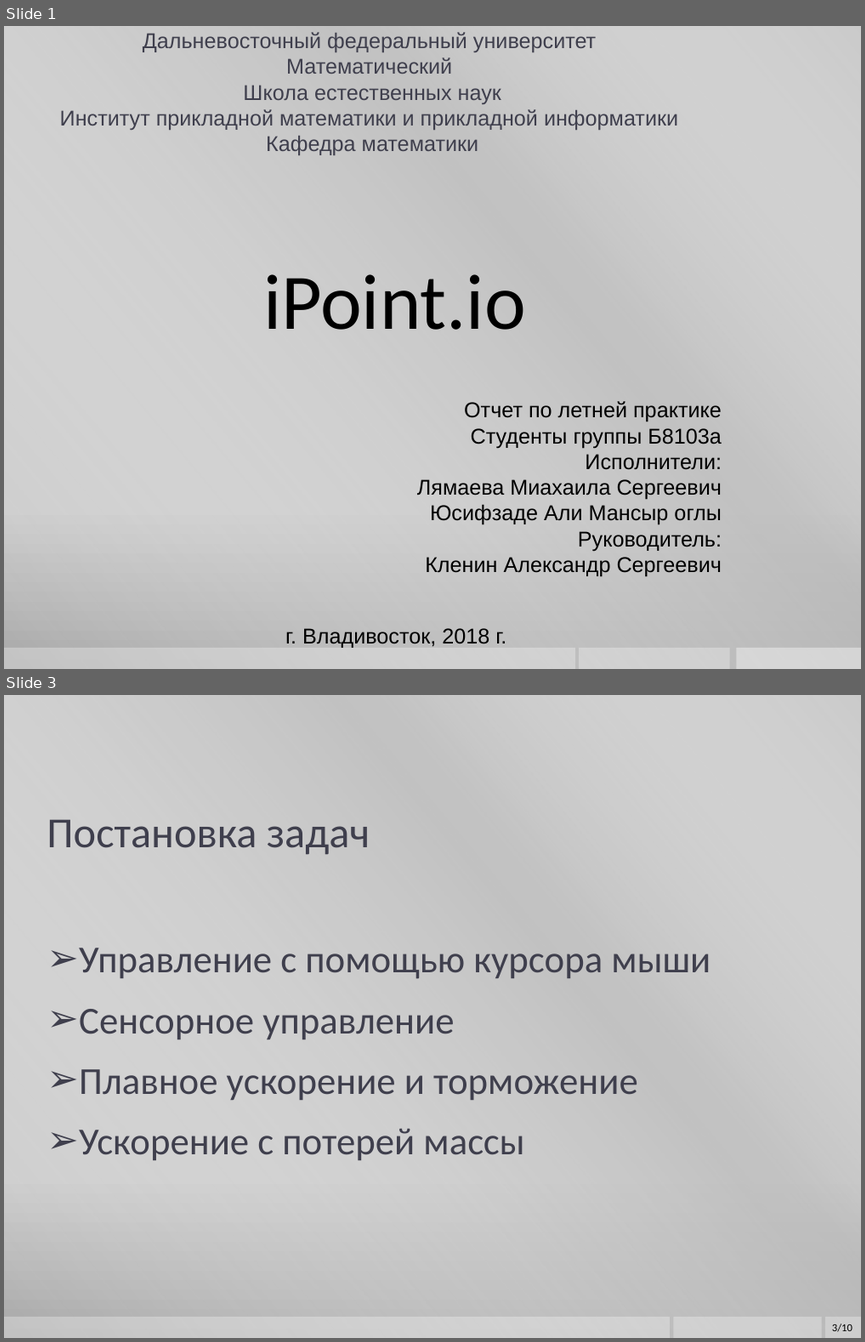
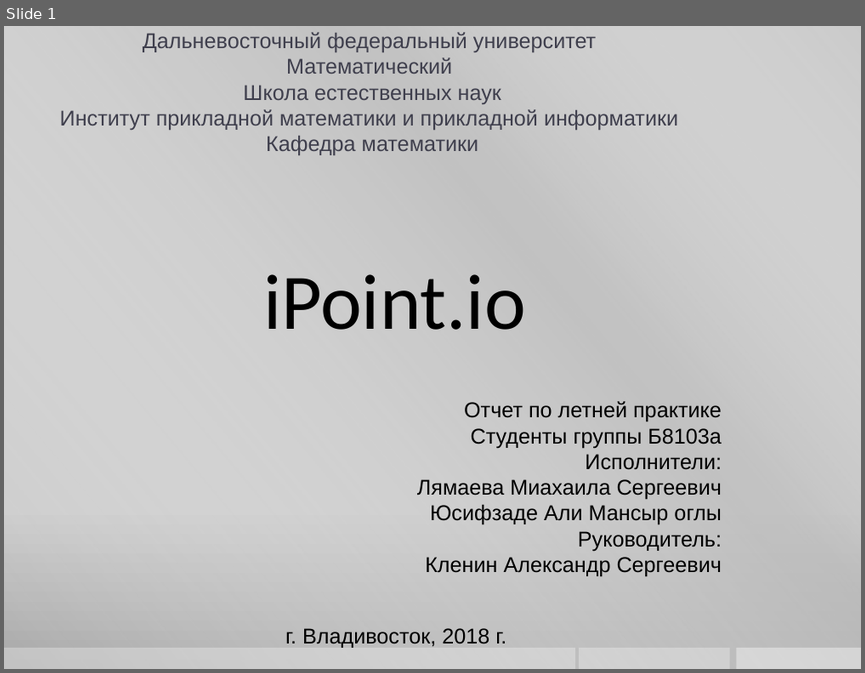
Before and after one commit to kenny5660/summer_game_2018, a slide deck: iPoint.io Presentation.pptx. Shown one above the other, each under a label of ours: slides 1 and 3 before the commit, slide 1 after it; the slides between them are not shown. The pictures are 865x1342 and 865x673 pixels, drawn with LibreOffice and Linux fonts; fonts in the diff are those of the drawing; background and template pictures are left out. Boxes give left, top, right and bottom in pixels: in the first picture for what was removed or moved away, otherwise in the second. Text is boxed around its words. In the diff, an @@ line names an element or a change of style, - is before the commit and + after.

```diff
--- a/iPoint.io Presentation.pptx
+++ b/iPoint.io Presentation.pptx
@@ slide 3 removed at [4,695,861,1338], background gradient #CBCBCB to #C8C8C8 to #A7A7A7; not listed: 1 template element that a slide beside it also shows @@
@@ title removed at [46,819,370,854] @@
-Постановка задач
@@ text removed at [79,947,710,1160] @@
-➢ Управление с помощью курсора мыши
-➢ Сенсорное управление
-➢ Плавное ускорение и торможение
-➢ Ускорение с потерей массы
@@ rectangle removed at [4,1316,670,1338] @@
@@ rectangle removed at [673,1316,822,1338] @@
@@ rectangle removed at [825,1316,861,1338] @@
@@ text removed at [832,1323,852,1332] @@
-3/10
```
Also in this commit, not shown: 6 slides changed, 2 slides added, 1 other slide removed.
